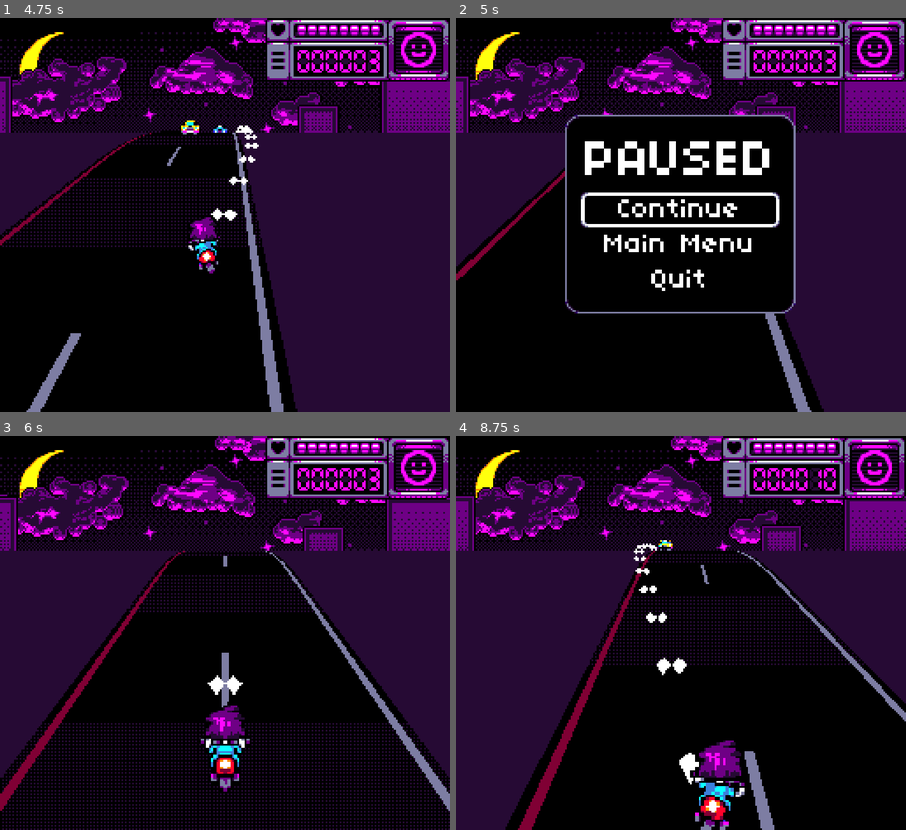
Above: before the commit, frames 1-4 (two rows, left to right).
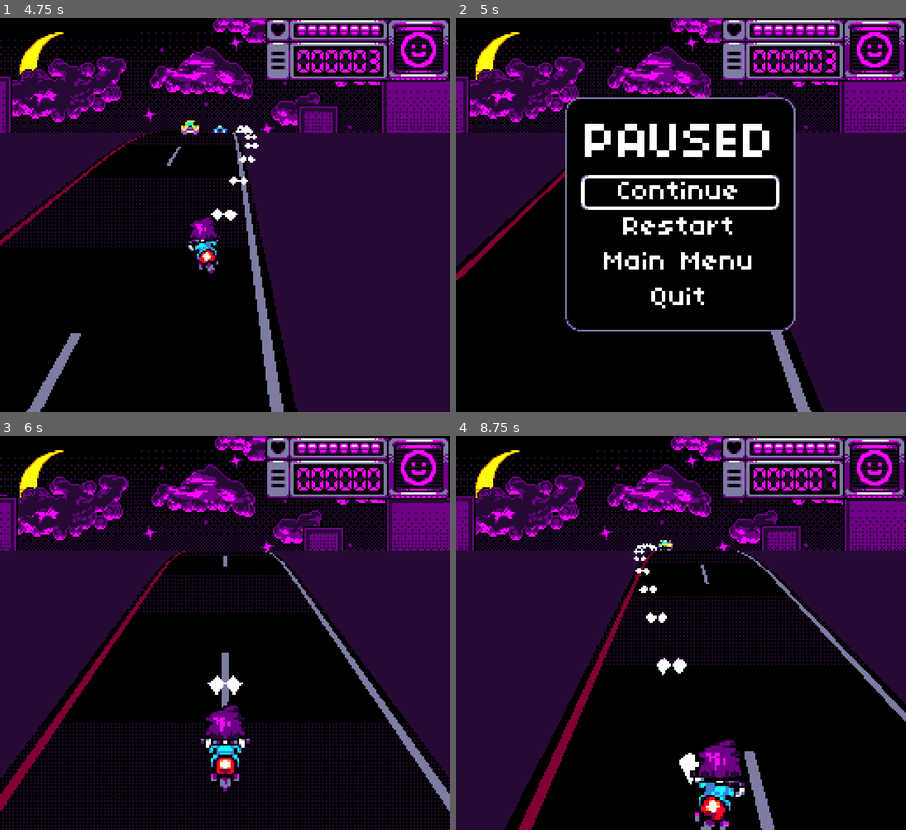
Above: after the commit, the same moments.

Repository: many-hats-team/lospecjam2
Game: Godot game, scene res://scenes/main.tscn
Two runs of this game, one before a commit and one after it. Both use one fixed random seed, a clock stepped at 60 frames per second and the inputs below.
Inputs:
- Up to frame 1 (4.75 s): click "Start" at 0.5 s; hold D (player_right) 1.28-2.03 s; hold S (player_down) 2.03-2.78 s; hold D (player_right) 2.78-3.53 s; hold W (player_up) 3.53-4.28 s; hold A (player_left) from 4.28 s (still down)
- Up to frame 2 (5 s): keep holding A (player_left); tap Escape (player_start) at 4.9 s
- Up to frame 3 (6 s): release A (player_left) at 5 s; click "Main Menu" at 5 s; click "Start" at 5.75 s
- Up to frame 4 (8.75 s): hold A (player_left) 6.53-7.28 s; hold S (player_down) 7.28-8.03 s; hold D (player_right) from 8.03 s (still down)

Frame 1 is identical in both runs. In frame 2, 8.5% of the frame differs, in the area x 24-76%, y 20-80%; in frame 3, less than 0.1%; in frame 4, less than 0.1%.

Commit message:
Add game over screens

Diff:
--- a/project/scenes/pause_menu.tscn
+++ b/project/scenes/pause_menu.tscn
@@ -55,6 +55,7 @@
 size_flags_vertical = 4
 
 [node name="Label" type="Label" parent="MarginContainer/PanelContainer/MarginContainer/Buttons"]
+unique_name_in_owner = true
 layout_mode = 2
 size_flags_vertical = 3
 theme_override_fonts/font = ExtResource("7_86jry")
@@ -72,6 +73,17 @@
 theme_override_font_sizes/font_size = 16
 theme_override_styles/normal = SubResource("StyleBoxEmpty_a36vc")
 text = "Continue
+"
+
+[node name="RestartButton" type="Button" parent="MarginContainer/PanelContainer/MarginContainer/Buttons"]
+unique_name_in_owner = true
+layout_mode = 2
+size_flags_horizontal = 5
+size_flags_vertical = 5
+theme_override_fonts/font = ExtResource("7_86jry")
+theme_override_font_sizes/font_size = 16
+theme_override_styles/normal = SubResource("StyleBoxEmpty_a36vc")
+text = "Restart
 "
 
 [node name="MainMenuButton" type="Button" parent="MarginContainer/PanelContainer/MarginContainer/Buttons"]
@@ -96,5 +108,6 @@
 script = ExtResource("3_8ct16")
 
 [connection signal="pressed" from="MarginContainer/PanelContainer/MarginContainer/Buttons/ContinueButton" to="." method="_on_continue_button_pressed"]
+[connection signal="pressed" from="MarginContainer/PanelContainer/MarginContainer/Buttons/RestartButton" to="." method="_on_restart_button_pressed"]
 [connection signal="pressed" from="MarginContainer/PanelContainer/MarginContainer/Buttons/MainMenuButton" to="." method="_on_main_menu_button_pressed"]
 [connection signal="pressed" from="MarginContainer/PanelContainer/MarginContainer/Buttons/QuitButton" to="." method="_on_quit_button_pressed"]
--- a/project/scripts/game_manager.gd
+++ b/project/scripts/game_manager.gd
@@ -7,6 +7,7 @@
 signal boss_died
 signal game_over_win
 signal game_over_lose
+signal restart_requested
 
 # Read-Only Signals: Below signals should only be emitted from this script
 signal paused
@@ -16,23 +17,34 @@
 
 const BulletScene := preload("res://scenes/objects/bullet.tscn")
 
-var player_lives := 8
-var score := 0
+class GameState extends RefCounted:
+	var player_lives := 8
+	var score := 0
+	var world_ref: WeakRef
+	var player_ref: WeakRef
 
-var _world_ref: WeakRef
-func set_world(world: Node3D) -> void:
-	_world_ref = weakref(world)
-func get_world() -> Node3D:
-	return _world_ref.get_ref()
+var state: GameState
 
-var _player_ref: WeakRef
-func set_player(player: Player) -> void:
-	_player_ref = weakref(player)
-func get_player() -> Player:
-	return _player_ref.get_ref()
+@onready var _gen_meshes := MeshGen.new().get_meshes()
 
 
-@onready var _gen_meshes := MeshGen.new().get_meshes()
+func _ready() -> void:
+	reset_state()
+
+
+func reset_state() -> void:
+	state = GameState.new()
+
+
+func set_world(world: Node3D) -> void:
+	state.world_ref = weakref(world)
+func get_world() -> Node3D:
+	return state.world_ref.get_ref()
+
+func set_player(player: Player) -> void:
+	state.player_ref = weakref(player)
+func get_player() -> Player:
+	return state.player_ref.get_ref()
 
 
 func get_gen_mesh(kind: MeshGen.Kind) -> Mesh:
@@ -62,13 +74,13 @@
 
 
 func add_score(x: int) -> void:
-	score += x
-	score_changed.emit(score)
+	state.score += x
+	score_changed.emit(state.score)
 
 
 func add_life(x: int) -> void:
-	player_lives += x
-	player_lives_changed.emit(player_lives)
+	state.player_lives += x
+	player_lives_changed.emit(state.player_lives)
 
 
 func quit() -> void:
--- a/project/scripts/objects/player.gd
+++ b/project/scripts/objects/player.gd
@@ -92,6 +92,10 @@
 	position.x = 0.0
 	sprite.texture = texture_center
 
+	if mgmt.state.player_lives <= 0:
+		mgmt.game_over_lose.emit()
+		return
+
 	# Come back on screen
 	await create_tween()\
 		.tween_property(self, "position:z", RECOVER_POSITION_Z, RECOVER_DURATION_S)\
--- a/project/scripts/pause_menu.gd
+++ b/project/scripts/pause_menu.gd
@@ -3,16 +3,41 @@
 
 
 @onready var continue_button := %ContinueButton as Button
+@onready var restart_button := %RestartButton as Button
+@onready var label := %Label as Label
+
+
+var is_game_over := false
 
 
 func _ready() -> void:
 	assert(continue_button)
+	assert(label)
+
 	visible = false
+	mgmt.game_over_win.connect(_on_game_over_win)
+	mgmt.game_over_lose.connect(_on_game_over_lose)
 
 
 func _process(_delta: float) -> void:
-	if Input.is_action_just_pressed("player_start"):
+	if not is_game_over and Input.is_action_just_pressed("player_start"):
 		toggle()
+
+
+func _on_game_over_win() -> void:
+	label.text = "Well done"
+	_on_game_over()
+
+
+func _on_game_over_lose() -> void:
+	label.text = "GAME OVER"
+	_on_game_over()
+
+
+func _on_game_over() -> void:
+	is_game_over = true
+	continue_button.visible = false
+	open()
 
 
 func toggle() -> void:
@@ -23,15 +48,26 @@
 
 
 func open() -> void:
+	if visible:
+		assert(false)
+		return
+
 	# Let animation-pauses complete
 	await mgmt.wait_until_unpause()
 
 	visible = true
-	continue_button.grab_focus()
+	if continue_button.visible:
+		continue_button.grab_focus()
+	else:
+		restart_button.grab_focus()
 	mgmt.pause()
 
 
 func close() -> void:
+	if not visible:
+		assert(false)
+		return
+
 	visible = false
 	mgmt.unpause()
 
@@ -48,3 +84,8 @@
 func _on_main_menu_button_pressed() -> void:
 	close()
 	mgmt.quit_to_main_menu.emit()
+
+
+func _on_restart_button_pressed() -> void:
+	close()
+	mgmt.restart_requested.emit()
--- a/project/scripts/scene_loader.gd
+++ b/project/scripts/scene_loader.gd
@@ -5,6 +5,7 @@
 
 func _ready() -> void:
 	mgmt.quit_to_main_menu.connect(start_main_menu)
+	mgmt.restart_requested.connect(start_game)
 	start_main_menu()
 
 
@@ -14,6 +15,7 @@
 
 
 func start_game() -> void:
+	mgmt.reset_state()
 	change_scene(GameScene)
 
 
--- a/project/scripts/ui/player_ui.gd
+++ b/project/scripts/ui/player_ui.gd
@@ -14,10 +14,10 @@
 
 
 func _ready() -> void:
-	_on_lives_changed(mgmt.player_lives)
+	_on_lives_changed(mgmt.state.player_lives)
 	mgmt.player_lives_changed.connect(_on_lives_changed)
 
-	_on_score_changed(mgmt.score)
+	_on_score_changed(mgmt.state.score)
 	mgmt.score_changed.connect(_on_score_changed)
 
 
Not shown: 2 places in project/scenes/objects/player.tscn that only renumber resources
